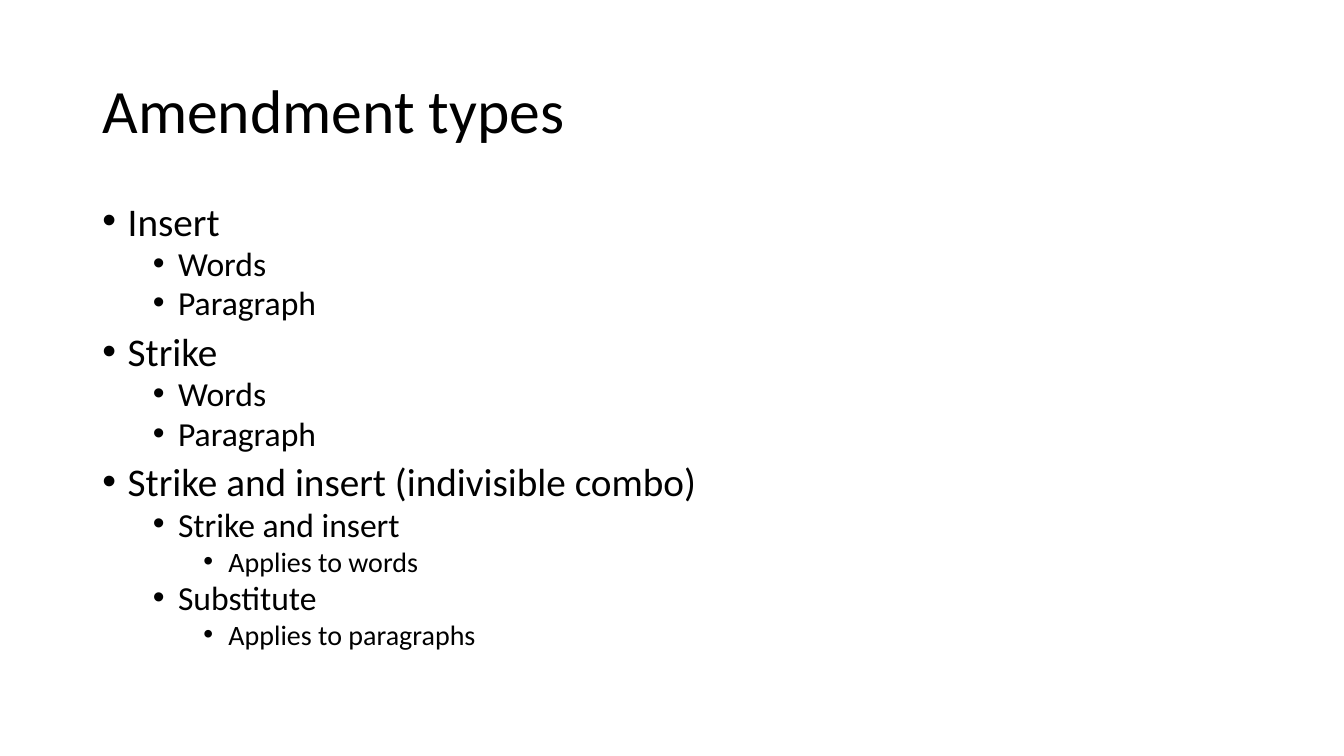
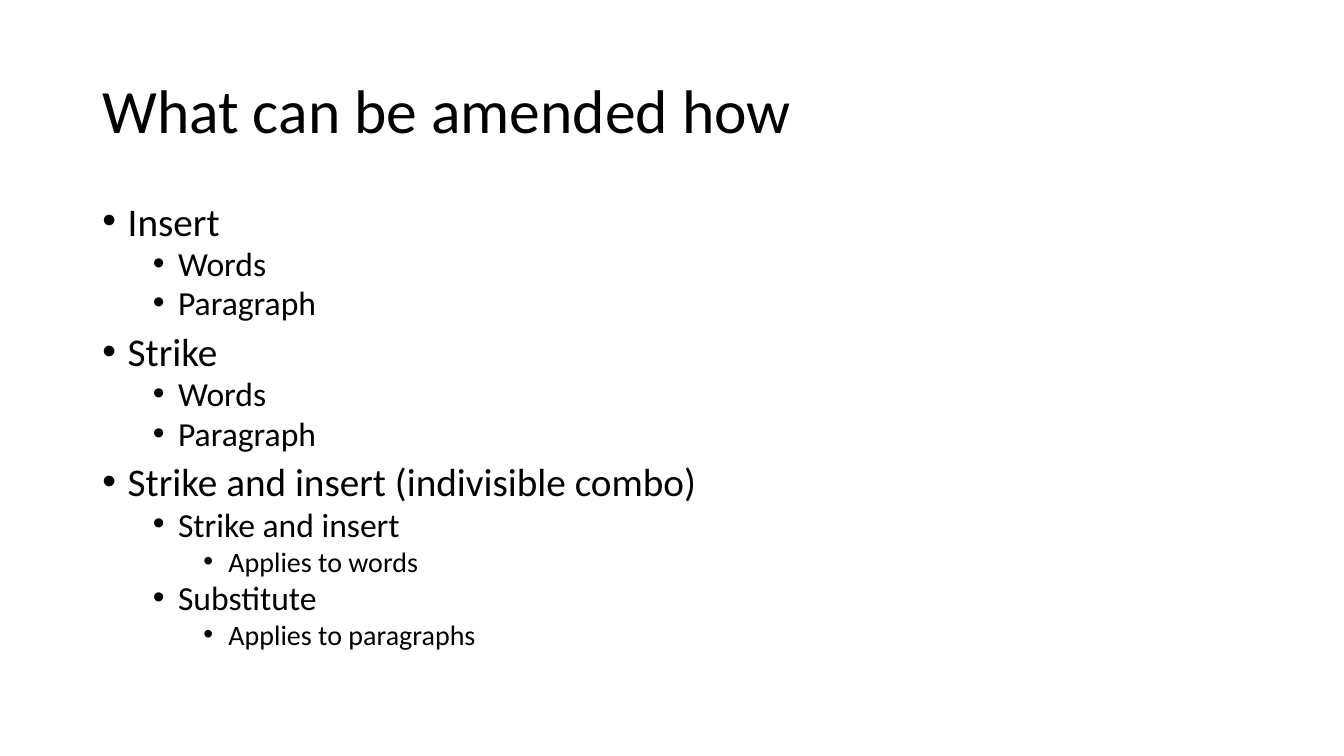
Before and after one commit to AdamSwenson/parliamentary-procedure-explainers, a slide deck: slide 9 of Presentations/Amendments.pptx (slide 10 before the commit). Drawn at 1344x756 pixels with LibreOffice and Linux fonts; fonts in the diff are those of the drawing. Boxes give left, top, right and bottom in pixels: in the first picture for what was removed or moved away, otherwise in the second. Text is boxed around its words. In the diff, an @@ line names an element or a change of style, - is before the commit and + after.

Commit message:
updated Amendments ppt

```diff
--- a/Presentations/Amendments.pptx
+++ b/Presentations/Amendments.pptx
@@ title at [102,90,791,134]: text changed @@
-Amendment types
+What can be amended how
```
Also in this commit, not shown: 17 other slides changed, 7 slides added, 7 slides removed, 5 other files.
